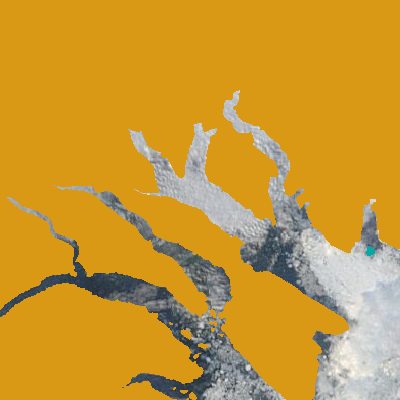
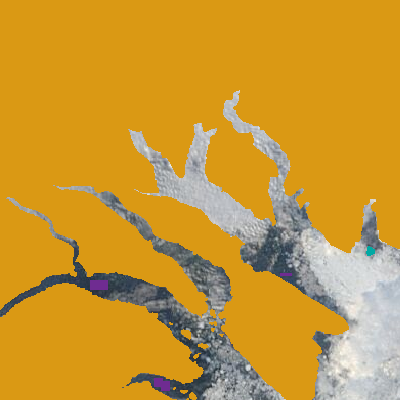
Before/after of a (400, 400) layered artwork. What changed in the layer stack:
added layer "water samples" (2nd of 2) above "ice floes" over box(90, 273, 292, 391)
